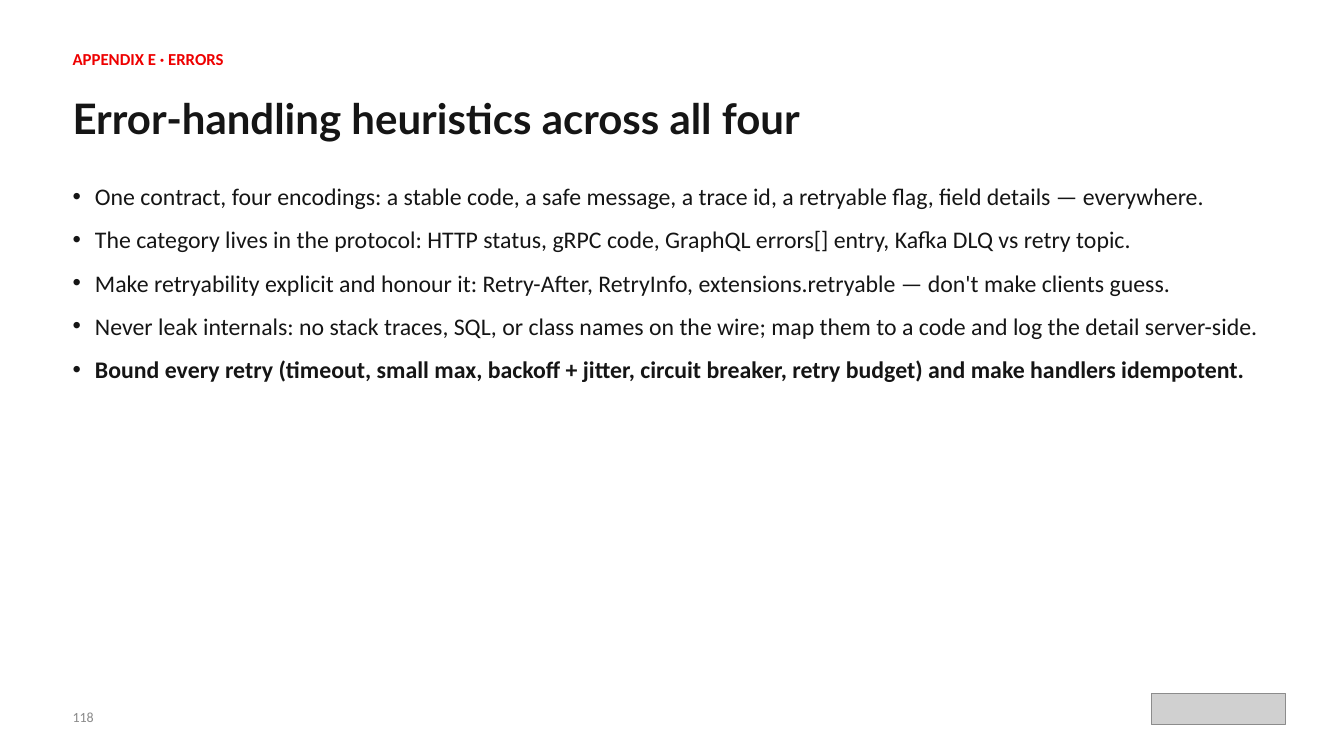
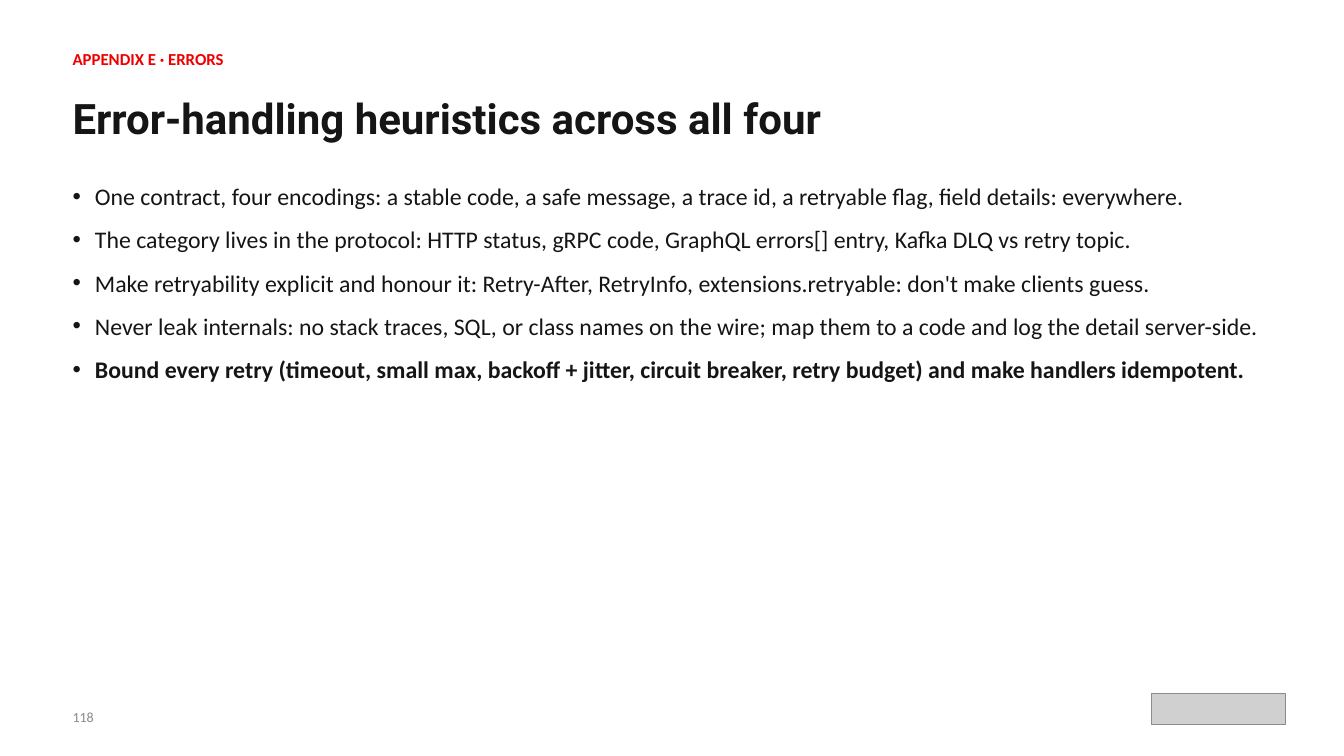
Before and after one commit to patterncatalyst/cloud-native-design-patterns, a slide deck: slide 138 of lgtm-presentation/Designing-Cloud-Native-APIs-Python.pptx. Drawn at 1344x756 pixels with LibreOffice and Linux fonts; fonts in the diff are those of the drawing; grey boxes stand for pictures. Boxes give left, top, right and bottom in pixels: in the first picture for what was removed or moved away, otherwise in the second. Text is boxed around its words. In the diff, an @@ line names an element or a change of style, - is before the commit and + after.

```diff
--- a/lgtm-presentation/Designing-Cloud-Native-APIs-Python.pptx
+++ b/lgtm-presentation/Designing-Cloud-Native-APIs-Python.pptx
@@ text "Error-handling heuristics across all four" at box(73, 102, 821, 143): font Lato to Roboto @@
@@ text at box(95, 188, 1183, 209): text changed @@
-• One contract, four encodings: a stable code, a safe message, a trace id, a retryable flag, field details — everywhere.
+• One contract, four encodings: a stable code, a safe message, a trace id, a retryable flag, field details: everywhere.
@@ text at box(95, 275, 1149, 296): text changed @@
-• Make retryability explicit and honour it: Retry-After, RetryInfo, extensions.retryable — don't make clients guess.
+• Make retryability explicit and honour it: Retry-After, RetryInfo, extensions.retryable: don't make clients guess.
```
Also in this commit, not shown: 281 other slides changed, 3 other files.
